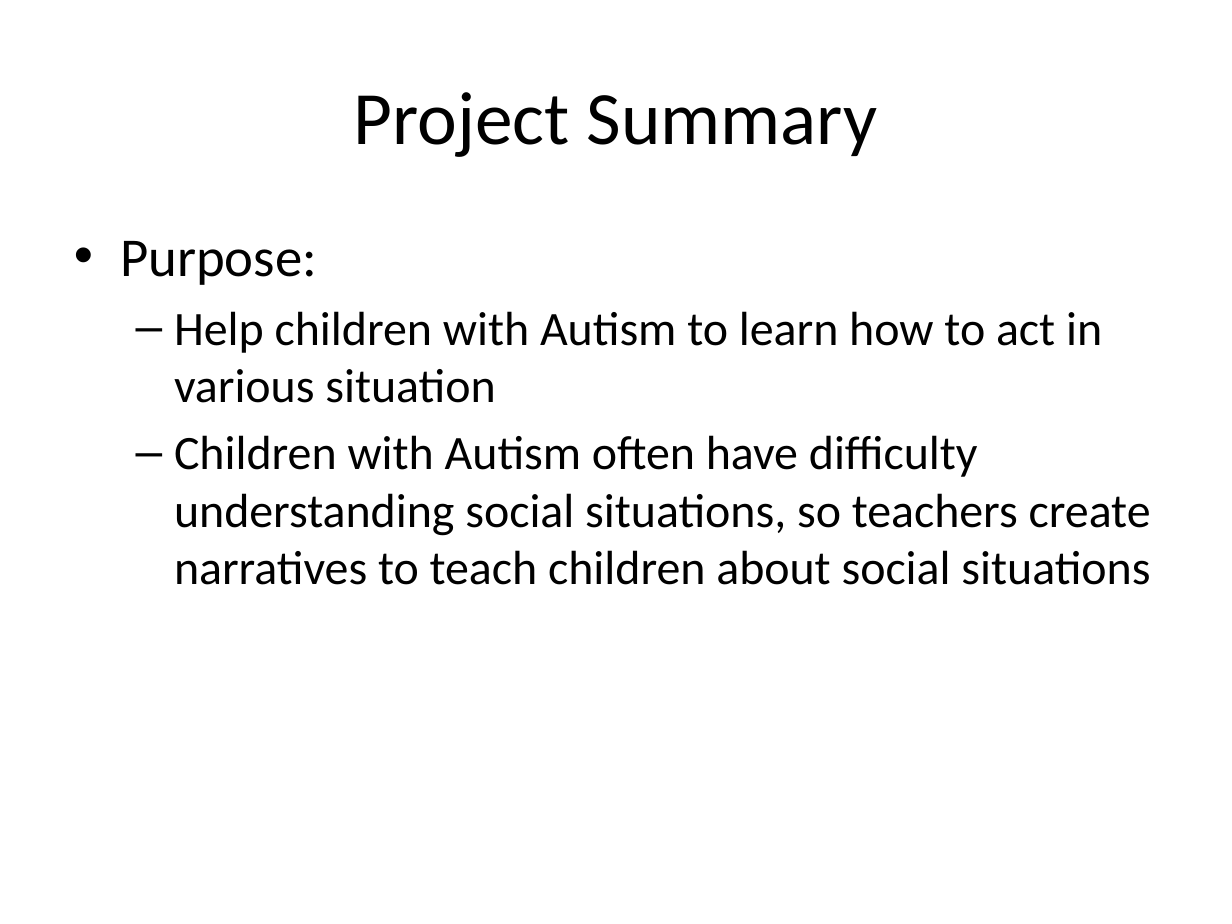
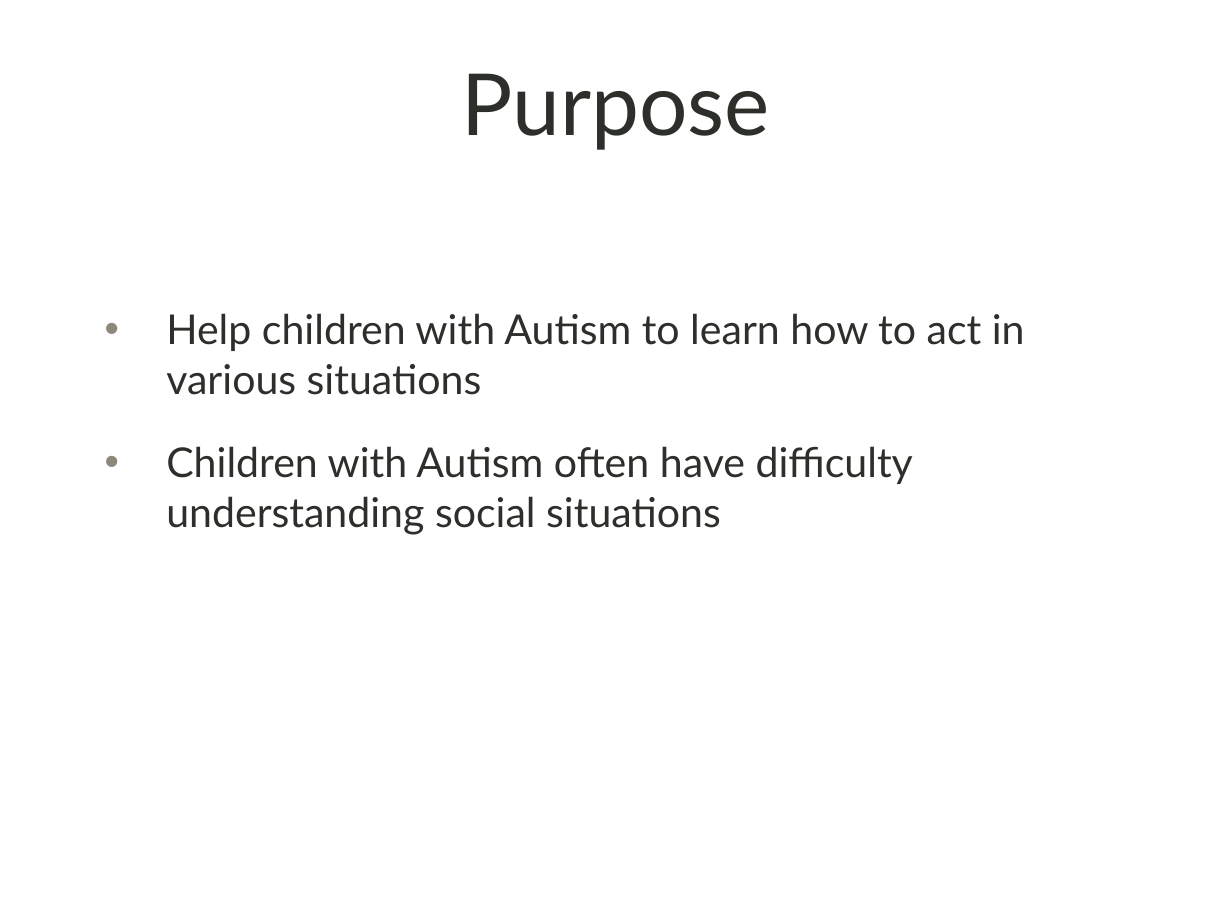
Before and after one commit to ProjPossibility/WebSummary, a slide deck: slide 2 of SS12WebStories.pptx. Drawn at 1232x924 pixels with LibreOffice and Linux fonts; fonts in the diff are those of the drawing; background and template pictures are left out. Boxes give left, top, right and bottom in pixels: in the first picture for what was removed or moved away, otherwise in the second. Text is boxed around its words. In the diff, an @@ line names an element or a change of style, - is before the commit and + after.

```diff
--- a/SS12WebStories.pptx
+++ b/SS12WebStories.pptx
@@ title at (462, 73, 770, 150): text changed; size 44 to 50 pt; font Calibri to Lato; text colour #000000 to #2D2F2B @@
-Project Summary
+Purpose
@@ text at (166, 313, 1025, 534): text changed; size 28 to 24 pt; font Calibri to Lato; text colour #000000 to #2D2F2B @@
-• Purpose:
-  – Help children with Autism to learn how to act in various situation
-  – Children with Autism often have difficulty understanding social situations, so teachers create narratives to teach children about social situations
+• Help children with Autism to learn how to act in various situations
+• Children with Autism often have difficulty understanding social situations
```
Also in this commit, not shown: 5 other slides changed, 1 slide added.
